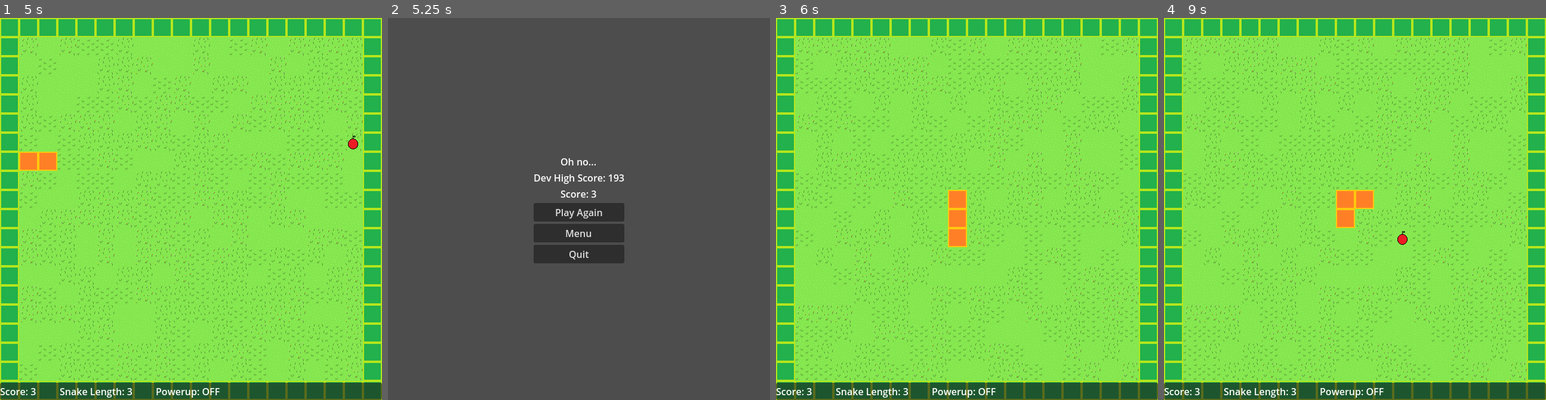
Above: before the commit, frames 1-4 (left to right).
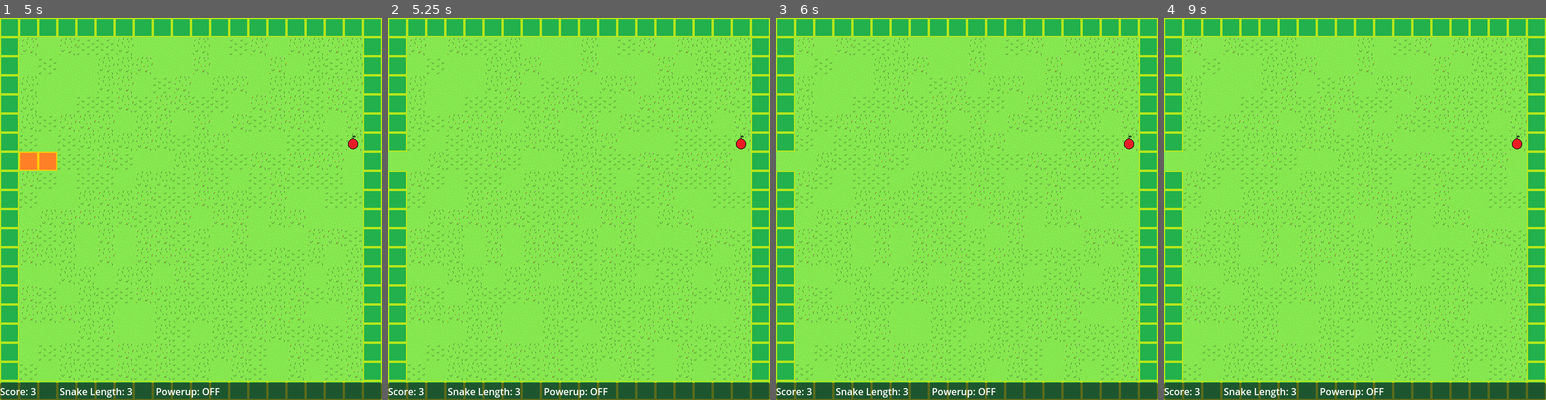
Above: after the commit, the same moments.

Repository: sethbabauta/snake-run
Game: Godot game, scene res://Scenes/snakeo.tscn
The game is run twice, just before and just after one commit, with the same random seed, the same clock (stepped at 60 frames per second) and the same inputs. This scene is started directly instead of the project's main scene.
Inputs (mouse positions are in pixels of both pictures, inside the frame that each line leads up to):
- Up to frame 1 (5 s): tap Enter at 0.5, 2 s; hold D (turn_right) 0.53-1.28 s; hold Shift (drop_item) 0.53-1.28 s; tap Space (use_item) at 1.25, 1.35, 2.75, 2.85, 4.35 s; hold S (turn_down) 1.28-2.03 s; hold D (turn_right) 2.03-2.78 s; hold Shift (drop_item) 2.03-2.78 s; hold W (turn_up) 2.78-3.53 s; hold Shift (drop_item) 3.53-4.28 s; hold A (turn_left) from 3.53 s (still down)
- Up to frame 2 (5.25 s): release A (turn_left) at 5.03 s; hold S (turn_down) from 5.03 s (still down); hold Shift (drop_item) from 5.03 s (still down)
- Up to frame 3 (6 s): release S (turn_down) at 5.75 s; release Shift (drop_item) at 5.75 s; click (967, 212) at 5.75 s, where only the run before the commit has a clickable "Play Again"
- Up to frame 4 (9 s): tap Enter at 6.5 s; hold D (turn_right) 6.53-7.28 s; tap Space (use_item) at 6.6, 7.25, 8.1 s; hold W (turn_up) 7.28-8.03 s; hold Shift (drop_item) 7.28-8.03 s; hold D (turn_right) 8.03-8.78 s; hold S (turn_down) from 8.78 s (still down); hold Shift (drop_item) from 8.78 s (still down)

Frame 1 is identical in both runs. In frame 2, 100% of the frame differs, in the area x 0-100%, y 0-100%; in frame 3, 7.3%; in frame 4, 7.4%.

Commit message:
move signals

Diff:
--- a/Scenes/adventure.tscn
+++ b/Scenes/adventure.tscn
@@ -1,17 +1,18 @@
-[gd_scene load_steps=6 format=3 uid="uid://bp7t0beqye1cy"]
+[gd_scene load_steps=7 format=3 uid="uid://bp7t0beqye1cy"]
 
 [ext_resource type="Script" path="res://Scripts/adventure.gd" id="1_h5vo3"]
 [ext_resource type="PackedScene" uid="uid://dc70xjui22ivx" path="res://Scenes/move_timer.tscn" id="2_1lgb7"]
+[ext_resource type="PackedScene" uid="uid://blk3nwgjh1k6k" path="res://Scenes/adventure_death_screen.tscn" id="2_2vmci"]
 [ext_resource type="Script" path="res://Scripts/main.gd" id="2_qgmaq"]
 [ext_resource type="PackedScene" uid="uid://wlhnyhesiauy" path="res://Scenes/follow_camera.tscn" id="4_1uxk5"]
 [ext_resource type="PackedScene" uid="uid://2esaq6uvofnq" path="res://Scenes/game_ui.tscn" id="4_gegtj"]
 
-[node name="Adventure" type="Node" node_paths=PackedStringArray("main_node")]
+[node name="Adventure" type="Node"]
 script = ExtResource("1_h5vo3")
-adventure_death_screen = "res://Scenes/adventure_death_screen.tscn"
-main_node = NodePath("Main")
+adventure_death_screen = ExtResource("2_2vmci")
 
 [node name="Main" type="Node" parent="." node_paths=PackedStringArray("follow_camera", "gamemode_node")]
+unique_name_in_owner = true
 script = ExtResource("2_qgmaq")
 follow_camera = NodePath("../Camera2D2")
 gamemode_node = NodePath("..")
--- a/Scenes/classic.tscn
+++ b/Scenes/classic.tscn
@@ -1,17 +1,18 @@
-[gd_scene load_steps=6 format=3 uid="uid://bung5knnx5cud"]
+[gd_scene load_steps=7 format=3 uid="uid://bung5knnx5cud"]
 
 [ext_resource type="Script" path="res://Scripts/classic.gd" id="1_rch0c"]
 [ext_resource type="Script" path="res://Scripts/main.gd" id="1_uov1u"]
+[ext_resource type="PackedScene" uid="uid://bbgwhsfyw5xdo" path="res://Scenes/classic_death_screen.tscn" id="2_6qh41"]
 [ext_resource type="PackedScene" uid="uid://cldb30o8i8473" path="res://Scenes/collision_query.tscn" id="2_rragb"]
 [ext_resource type="PackedScene" uid="uid://dc70xjui22ivx" path="res://Scenes/move_timer.tscn" id="3_p4ptm"]
 [ext_resource type="PackedScene" uid="uid://2esaq6uvofnq" path="res://Scenes/game_ui.tscn" id="3_t4vht"]
 
-[node name="Classic" type="Node" node_paths=PackedStringArray("main_node")]
+[node name="Classic" type="Node"]
 script = ExtResource("1_rch0c")
-classic_death_screen = "res://Scenes/classic_death_screen.tscn"
-main_node = NodePath("Main")
+classic_death_screen = ExtResource("2_6qh41")
 
 [node name="Main" type="Node" parent="." node_paths=PackedStringArray("follow_camera", "gamemode_node")]
+unique_name_in_owner = true
 script = ExtResource("1_uov1u")
 follow_camera = NodePath("../Camera2D")
 gamemode_node = NodePath("..")
--- a/Scenes/snakeo.tscn
+++ b/Scenes/snakeo.tscn
@@ -6,12 +6,11 @@
 [ext_resource type="PackedScene" uid="uid://cldb30o8i8473" path="res://Scenes/collision_query.tscn" id="4_u1v70"]
 [ext_resource type="PackedScene" uid="uid://2esaq6uvofnq" path="res://Scenes/game_ui.tscn" id="5_m1c66"]
 
-[node name="Snakeo" type="Node" node_paths=PackedStringArray("main_node")]
+[node name="Snakeo" type="Node"]
 script = ExtResource("1_by8yj")
-snakeo_death_screen = "res://Scenes/snakeo_death_screen.tscn"
-main_node = NodePath("Main")
 
 [node name="Main" type="Node" parent="." node_paths=PackedStringArray("follow_camera", "gamemode_node")]
+unique_name_in_owner = true
 script = ExtResource("2_kvh2w")
 follow_camera = NodePath("../Camera2D")
 gamemode_node = NodePath("..")
@@ -28,6 +27,7 @@
 [node name="GameUI" parent="." instance=ExtResource("5_m1c66")]
 
 [node name="Powerup1Timer" type="Timer" parent="."]
+unique_name_in_owner = true
 one_shot = true
 
 [connection signal="SPEED_1" from="MoveTimer" to="Main" method="_on_move_timer_speed_1"]
--- a/Scripts/adventure.gd
+++ b/Scripts/adventure.gd
@@ -1,13 +1,10 @@
 class_name Adventure extends Node
 
-signal GAME_START
+const START_LENGTH = 3
+@export var adventure_death_screen: PackedScene
 
-@export_file("*.tscn") var adventure_death_screen
-@export var main_node: Main
-
-const START_LENGTH = 3
-
-var move_timer: MoveTimer
+@onready var main_node: Main = %Main
+@onready var move_timer: MoveTimer = %MoveTimer
 
 # TODO: Clean this up
 var level_start_points = {
@@ -36,8 +33,8 @@
 # TODO: Clean this up
 func _ready():
 	ScoreKeeper.SCORE_CHANGED.connect(_on_score_changed)
-	self.main_node.follow_camera.LEVEL_CHANGED.connect(_on_level_changed)
-	self.main_node.follow_camera.PLAYER_FULLY_ENTERED.connect(_on_fully_entered)
+	EventBus.LEVEL_CHANGED.connect(_on_level_changed)
+	EventBus.PLAYER_FULLY_ENTERED.connect(_on_fully_entered)
 
 	for start_point in self.level_start_points.values():
 		self.main_node.spawn_background(start_point)
@@ -54,11 +51,11 @@
 	self.move_timer = get_node("MoveTimer")
 	self.move_timer.start()
 
-	self.GAME_START.emit()
+	EventBus.GAME_START.emit()
 
 
 func end_game() -> void:
-	get_tree().change_scene_to_file(adventure_death_screen)
+	get_tree().change_scene_to_packed(adventure_death_screen)
 
 
 func end_level() -> void:
--- a/Scripts/adventure_camera.gd
+++ b/Scripts/adventure_camera.gd
@@ -1,7 +1,4 @@
 extends Camera2D
-
-signal LEVEL_CHANGED
-signal PLAYER_FULLY_ENTERED
 
 @export var main_node: Main
 @export var gamemode_node: Node
@@ -23,7 +20,7 @@
 
 
 func _ready() -> void:
-	gamemode_node.GAME_START.connect(_on_game_start)
+	EventBus.GAME_START.connect(_on_game_start)
 
 
 # TODO: Clean this up
@@ -58,10 +55,10 @@
 
 	snake_tail = player_head.components.get("SnakeBody").get_tail_game_object()
 	if not snake_tail_visible and main_node.is_object_visible(snake_tail):
-		PLAYER_FULLY_ENTERED.emit()
+		EventBus.PLAYER_FULLY_ENTERED.emit()
 		snake_tail_visible = true
 
 	if not snake_heads:
 		snap_to_nearest_level()
-		LEVEL_CHANGED.emit(self.current_level)
+		EventBus.LEVEL_CHANGED.emit(self.current_level)
 		snake_tail_visible = false
--- a/Scripts/classic.gd
+++ b/Scripts/classic.gd
@@ -1,27 +1,25 @@
 class_name Classic extends Node
-
-signal GAME_START
-
-@export_file("*.tscn") var classic_death_screen
-@export var main_node: Main
 
 const START_LENGTH = 5
 
+@export var classic_death_screen: PackedScene
+
+@onready var main_node: Main = %Main
+@onready var move_timer: MoveTimer = %MoveTimer
 
 func _ready():
-	self.main_node.spawn_background()
+	main_node.spawn_background()
 	var start_position: Vector2 = Utils.convert_simple_to_world_coordinates(Vector2(9, 9))
-	self.main_node.spawn_player_snake(start_position, self.START_LENGTH)
-	self.main_node.spawn_start_barriers()
+	main_node.spawn_player_snake(start_position, START_LENGTH)
+	main_node.spawn_start_barriers()
 
 	await get_tree().create_timer(1).timeout
-	self.main_node.spawn_and_place_object("Apple")
+	main_node.spawn_and_place_object("Apple")
 	await get_tree().create_timer(2).timeout
 
-	var move_timer: Timer = get_node("MoveTimer")
 	move_timer.start()
-	GAME_START.emit()
+	EventBus.GAME_START.emit()
 
 
 func end_game() -> void:
-	get_tree().change_scene_to_file(classic_death_screen)
+	get_tree().change_scene_to_packed(classic_death_screen)
--- a/Scripts/demo.gd
+++ b/Scripts/demo.gd
@@ -1,6 +1,4 @@
 class_name Demo extends Node
-
-signal GAME_START
 
 @export_file("*.tscn") var adventure_death_screen
 @export var main_node: Main
@@ -19,7 +17,7 @@
 
 	await get_tree().create_timer(0.1).timeout
 
-	self.GAME_START.emit()
+	EventBus.GAME_START.emit()
 
 
 func end_game() -> void:
--- a/Scripts/event_bus.gd
+++ b/Scripts/event_bus.gd
@@ -1,4 +1,8 @@
 extends Node
 
 signal GAME_PAUSED(is_paused: bool)
+signal GAME_START
 signal TOGGLE_SETTINGS
+signal POWERUP_1_ACTIVATE
+signal LEVEL_CHANGED
+signal PLAYER_FULLY_ENTERED
--- a/Scripts/main.gd
+++ b/Scripts/main.gd
@@ -1,6 +1,4 @@
 class_name Main extends Node
-
-signal POWERUP_1_ACTIVATE
 
 @onready var move_timer: MoveTimer = %MoveTimer
 
@@ -174,7 +172,7 @@
 
 
 func flip_apples_temporary(flip_seconds: int) -> void:
-	POWERUP_1_ACTIVATE.emit(flip_seconds)
+	EventBus.POWERUP_1_ACTIVATE.emit(flip_seconds)
 
 
 func get_closest_player_controlled(
--- a/Scripts/settings.gd
+++ b/Scripts/settings.gd
@@ -1,6 +1,7 @@
 extends Node
 
-const BLUEPRINTS_PATH = "res://object_blueprints.svg"
+#const BLUEPRINTS_PATH = "res://object_blueprints.svg"
+const BLUEPRINTS_PATH = "res://object_blueprints.xml"
 const SPRITES_PATH = "res://Sprites/"
 const SHADERS_PATH = "res://Shaders/"
 const LEVELS_PATH = "res://Levels/"
--- a/Scripts/snakeo.gd
+++ b/Scripts/snakeo.gd
@@ -1,23 +1,22 @@
 class_name Snakeo extends Node
-
-signal GAME_START
-
-@export_file("*.tscn") var snakeo_death_screen
-@export var main_node: Main
-@export var powerup_1_timer: Timer
 
 const START_LENGTH = 3
 const DANGER_INTERVAL = 1
 const POWERUP_1_INTERVAL = 30
 
+@export var snakeo_death_screen: PackedScene
+
+var game_ui: MainUI
 var powerup_1_on: bool = false
-var game_ui: MainUI
 var temp_apple_flipper_spawner: ScoreCheckpointSpawner
+
+@onready var powerup_1_timer: Timer = %Powerup1Timer
+@onready var main_node: Main = %Main
 
 
 func _ready() -> void:
 	ScoreKeeper.SCORE_CHANGED.connect(_on_score_changed)
-	main_node.POWERUP_1_ACTIVATE.connect(_on_powerup_1_activate)
+	EventBus.POWERUP_1_ACTIVATE.connect(_on_powerup_1_activate)
 
 	game_ui = get_node("GameUI")
 	game_ui.powerup_1_label.visible = true
@@ -45,11 +44,11 @@
 
 	var move_timer: Timer = get_node("MoveTimer")
 	move_timer.start()
-	GAME_START.emit()
+	EventBus.GAME_START.emit()
 
 
 func end_game() -> void:
-	get_tree().change_scene_to_file(snakeo_death_screen)
+	get_tree().change_scene_to_packed(snakeo_death_screen)
 
 
 func _on_score_changed(score: int) -> void:
Renamed: object_blueprints.svg -> object_blueprints.xml
